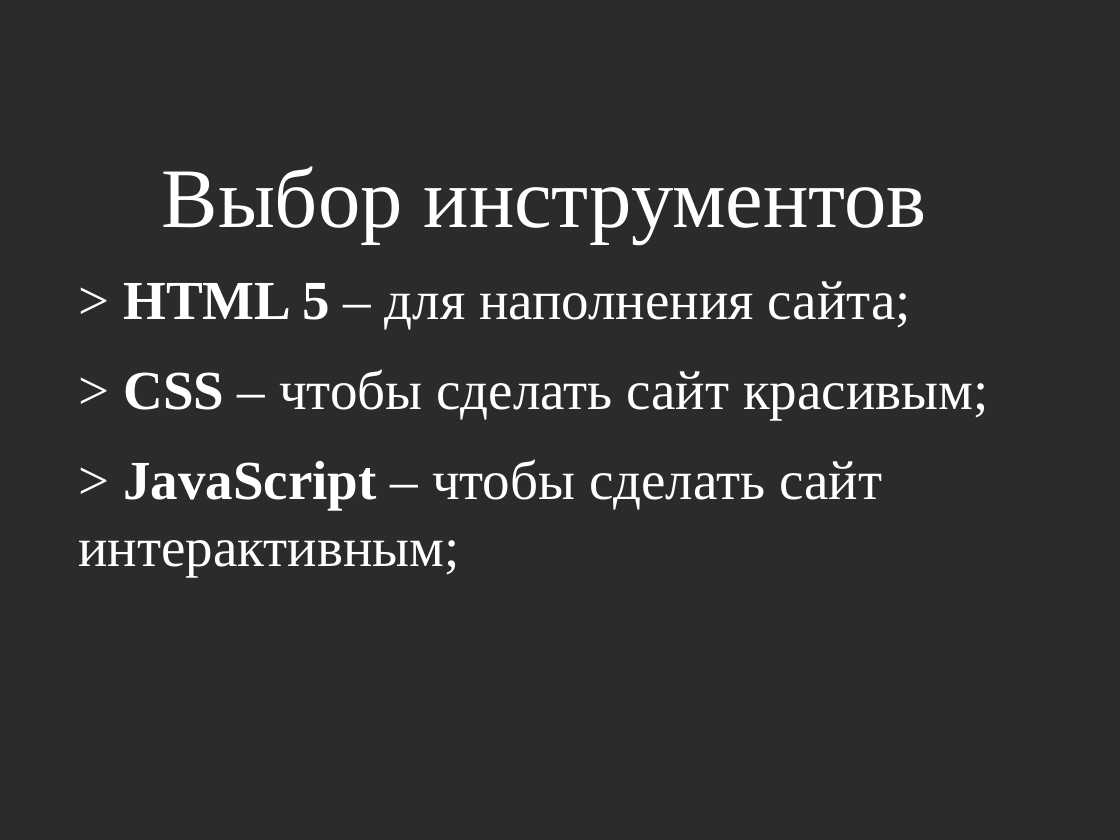
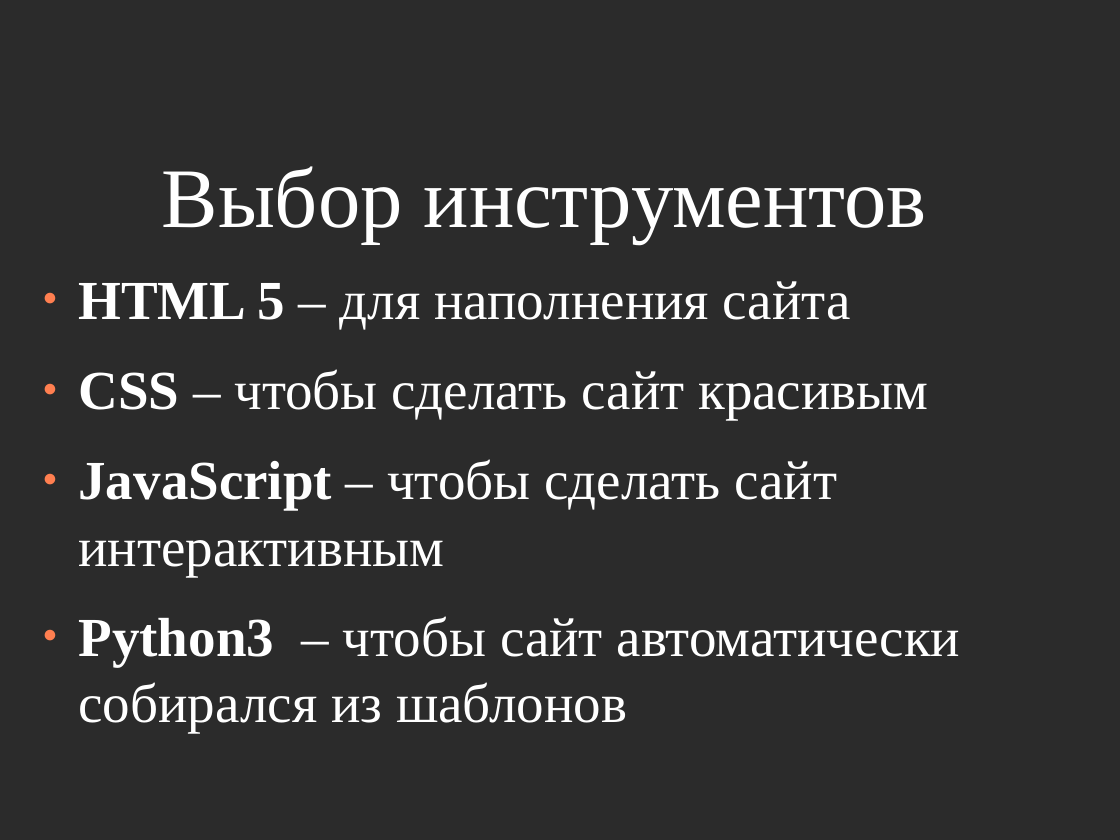
Before and after one commit to Mirovengil/school_project, a slide deck: slide 9 of project_page/Презентация/Шаблон.odp (slide 8 before the commit). Drawn at 1120x840 pixels with LibreOffice and Linux fonts; fonts in the diff are those of the drawing; background and template pictures are left out; a plain dark background stands for a picture behind light text. Boxes give left, top, right and bottom in pixels: in the first picture for what was removed or moved away, otherwise in the second. Text is boxed around its words. In the diff, an @@ line names an element or a change of style, - is before the commit and + after.

```diff
--- a/project_page/Презентация/Шаблон.odp
+++ b/project_page/Презентация/Шаблон.odp
@@ text at (79,281,961,732): text changed @@
-> HTML 5 – для наполнения сайта;
-> CSS – чтобы сделать сайт красивым;
-> JavaScript – чтобы сделать сайт интерактивным;
+● HTML 5 – для наполнения сайта
+● CSS – чтобы сделать сайт красивым
+● JavaScript – чтобы сделать сайт интерактивным
+● Python3 – чтобы сайт автоматически собирался из шаблонов
```
Also in this commit, not shown: 7 other slides changed, 3 slides added, 7 other files.
